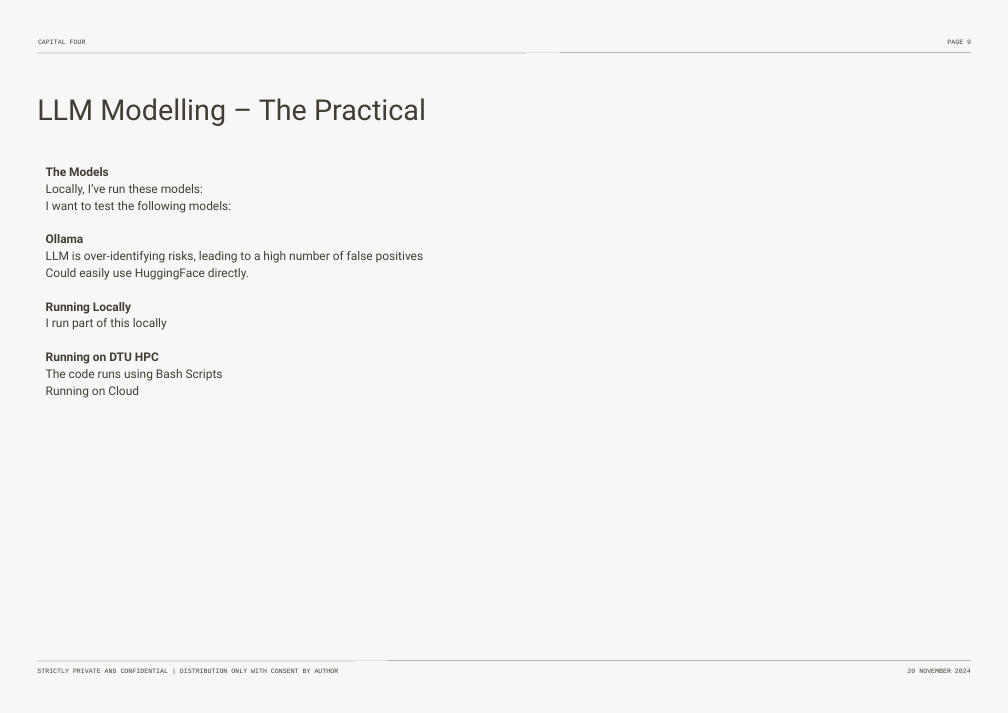
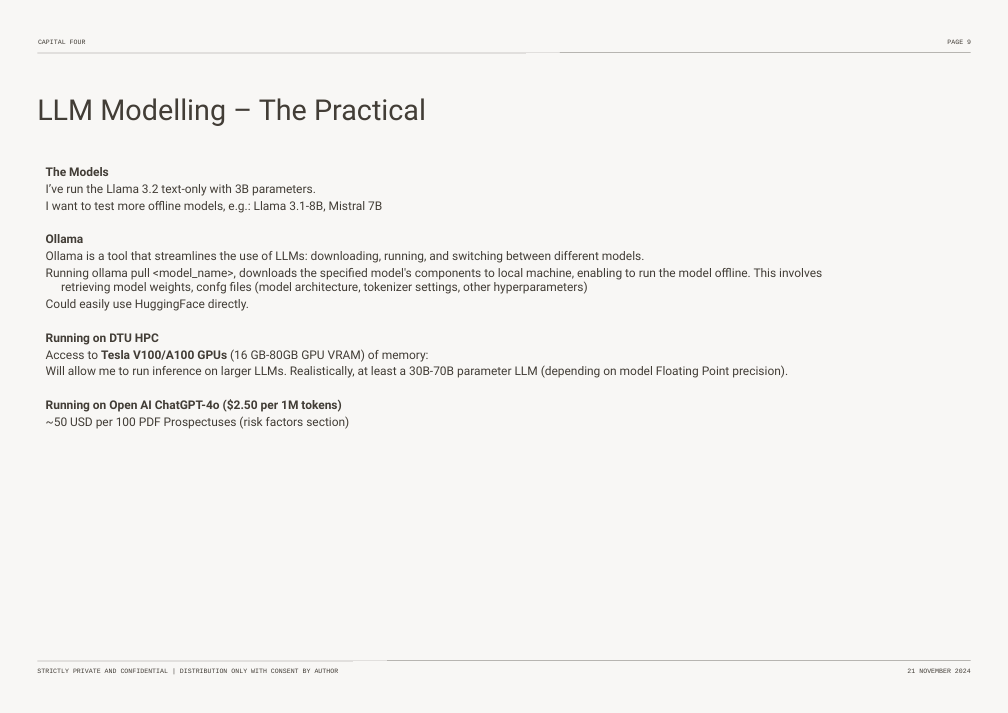
Before and after one commit to pierrehogenhaug/mester, a slide deck: slide 10 of _non_code_env_related/non_code_material/meeting_material/Thesis-Intro-Nov-2024.pptx. Drawn at 1008x713 pixels with LibreOffice and Linux fonts; fonts in the diff are those of the drawing. Boxes give left, top, right and bottom in pixels: in the first picture for what was removed or moved away, otherwise in the second. Text is boxed around its words. In the diff, an @@ line names an element or a change of style, - is before the commit and + after.

Commit message:
latest presentation progress

```diff
--- a/_non_code_env_related/non_code_material/meeting_material/Thesis-Intro-Nov-2024.pptx
+++ b/_non_code_env_related/non_code_material/meeting_material/Thesis-Intro-Nov-2024.pptx
@@ text at (46, 184, 382, 213): text changed @@
-Locally, I’ve run these models:
-I want to test the following models:
+I’ve run the Llama 3.2 text-only with 3B parameters.
+I want to test more offline models, e.g.: Llama 3.1-8B, Mistral 7B
@@ text at (46, 251, 822, 294): text changed @@
-LLM is over-identifying risks, leading to a high number of false positives
+Ollama is a tool that streamlines the use of LLMs: downloading, running, and switching between different models.
+Running ollama pull <model_name>, downloads the specified model's components to local machine, enabling to run the model offline. This involves retrieving model weights, confg files (model architecture, tokenizer settings, other hyperparameters)
@@ text at (46, 302, 167, 330): paragraphs removed @@
-Running Locally
-I run part of this locally
@@ text at (46, 349, 788, 429): text changed @@
-The code runs using Bash Scripts
-Running on Cloud
+Access to Tesla V100/A100 GPUs (16 GB-80GB GPU VRAM) of memory:
+Will allow me to run inference on larger LLMs. Realistically, at least a 30B-70B parameter LLM (depending on model Floating Point precision).
+Running on Open AI ChatGPT-4o ($2.50 per 1M tokens)
+~50 USD per 100 PDF Prospectuses (risk factors section)
```
Also in this commit, not shown: 9 other slides changed, 1 slide removed.
